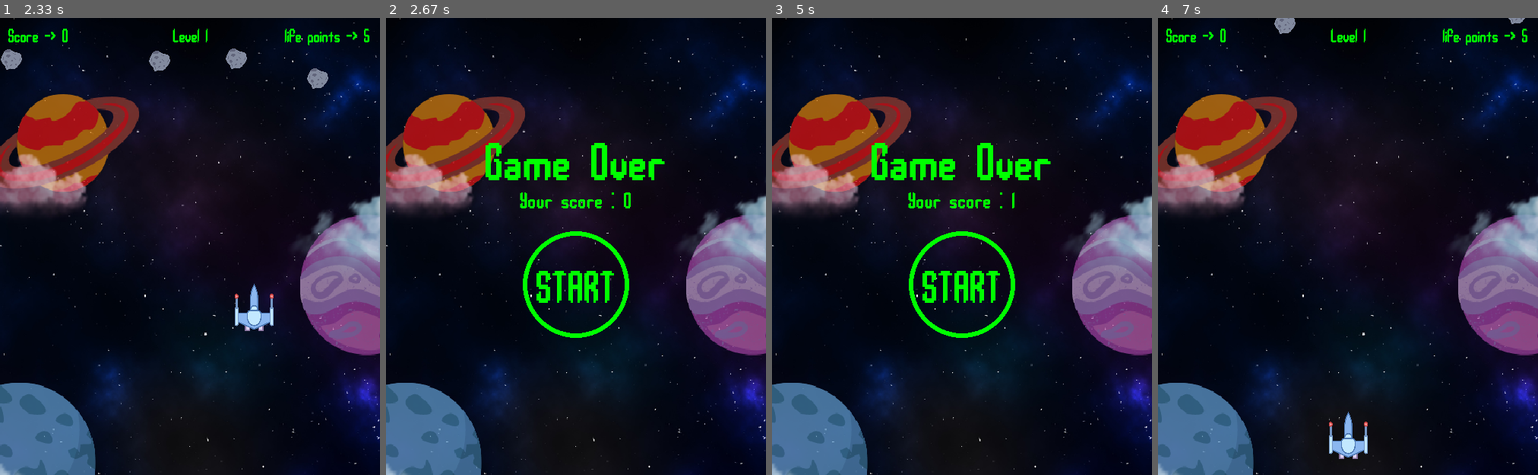
Above: before the commit, frames 1-4 (left to right).
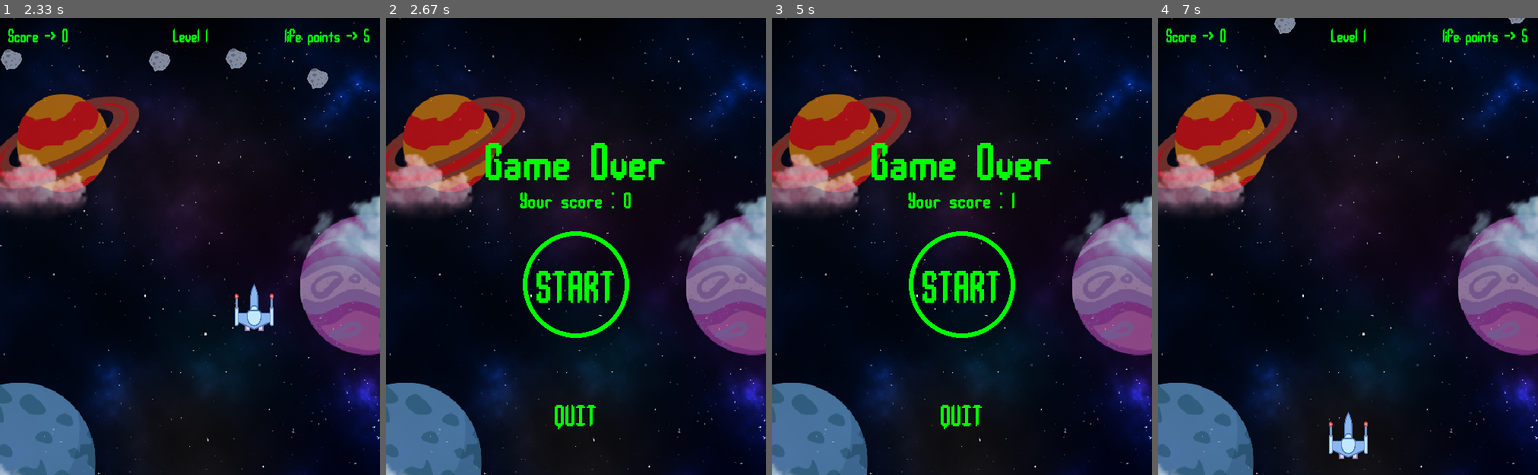
Above: after the commit, the same moments.

Repository: Hans299/Tubes_PBO
Game: pygame game, started from game.py
Two runs of this game, one before a commit and one after it. Both use one fixed random seed, a clock stepped at 60 frames per second and the inputs below.
Inputs (mouse positions are in pixels of both pictures, inside the frame that each line leads up to):
- Up to frame 1 (2.33 s): click (190, 246) at 0.38 s; hold Right 0.67-1.13 s; move the mouse to (174, 264) at 0.7 s; hold Up 1.17-1.52 s; hold Right 1.55-2.02 s; hold Left from 2.05 s (still down)
- Up to frame 2 (2.67 s): release Left at 2.58 s; tap 2 at 2.62 s
- Up to frame 3 (5 s): move the mouse to (844, 356) at 2.95 s; click (844, 356) at 3 s; click (1007, 287) at 4.1 s; hold Up 4.38-4.75 s; tap Space at 4.45, 4.85 s; tap 1 at 4.53 s; hold Right from 4.78 s (still down); tap 2 at 4.93 s
- Up to frame 4 (7 s): tap Space at 5.15 s; release Right at 5.42 s; click (1351, 292) at 6.9 s

Frame 1 is identical in both runs. In frame 2, 0.3% of the frame differs, in the area x 44-56%, y 84-90%; in frame 3, 0.3%; in frame 4, nothing differs.

Commit message:
add quit in gameover

Diff:
--- a/game.py
+++ b/game.py
@@ -112,7 +112,6 @@
         self.rect = self.image.get_rect()
         self.radius=self.rect.width*0.1/2
         self.rect.x=random.randrange(0,WIDTH-self.rect.width)
-        #self.rect.y = random.randrange(-50,-10)
         self.speedy = 5
 #Atributed movement
     def update(self):
@@ -285,6 +284,7 @@
 
     draw_text(layar, "START", 60, WIDTH/2, yvar-30)
     draw_text(layar, f"Your score : {player.score_val}", 30, WIDTH/2, 223)
+    draw_text(layar, "QUIT",40, WIDTH/2, 500)
     pygame.draw.circle(layar, (GREEN), (xvar,yvar), 70,6)
 
     waiting = True
@@ -300,6 +300,12 @@
                 if cek <= 70:
                     player.score_val = 0
                     waiting = False
+                if event.type == pygame.MOUSEBUTTONDOWN:
+                    xpos, ypos = pygame.mouse.get_pos()
+                    cek = math.sqrt((xvar - xpos)**2 + (520 - ypos)**2)
+                    if cek <= 25:
+                        pygame.quit()
+                        sys.exit()
 
         pygame.display.update()
 
